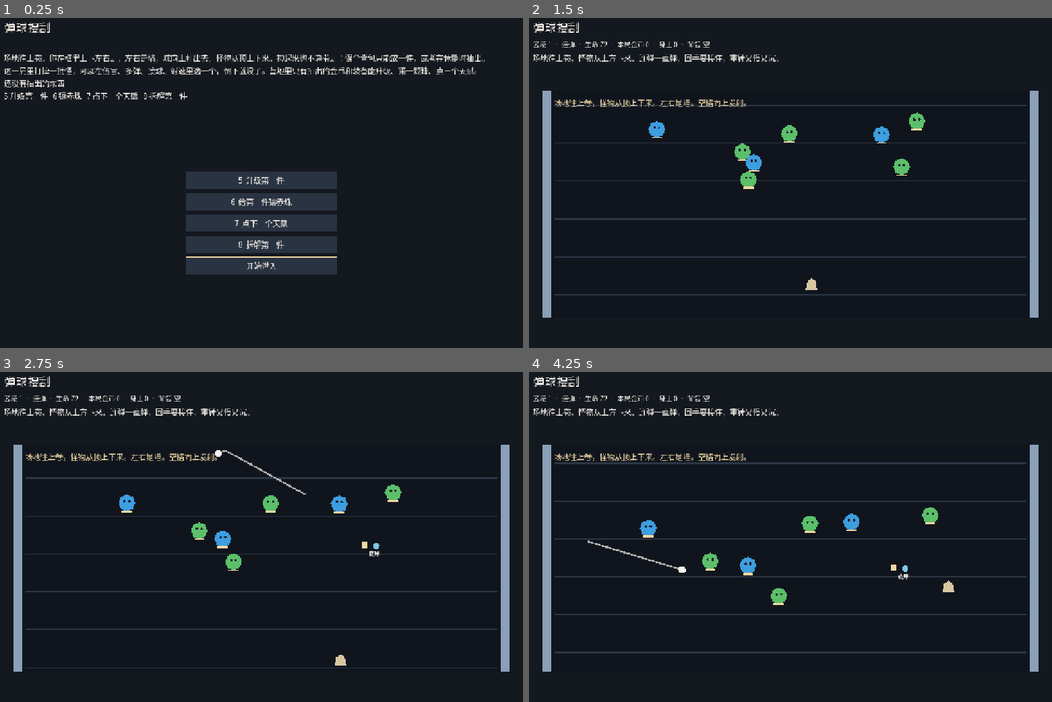
Above: before the commit, frames 1-4 (two rows, left to right).
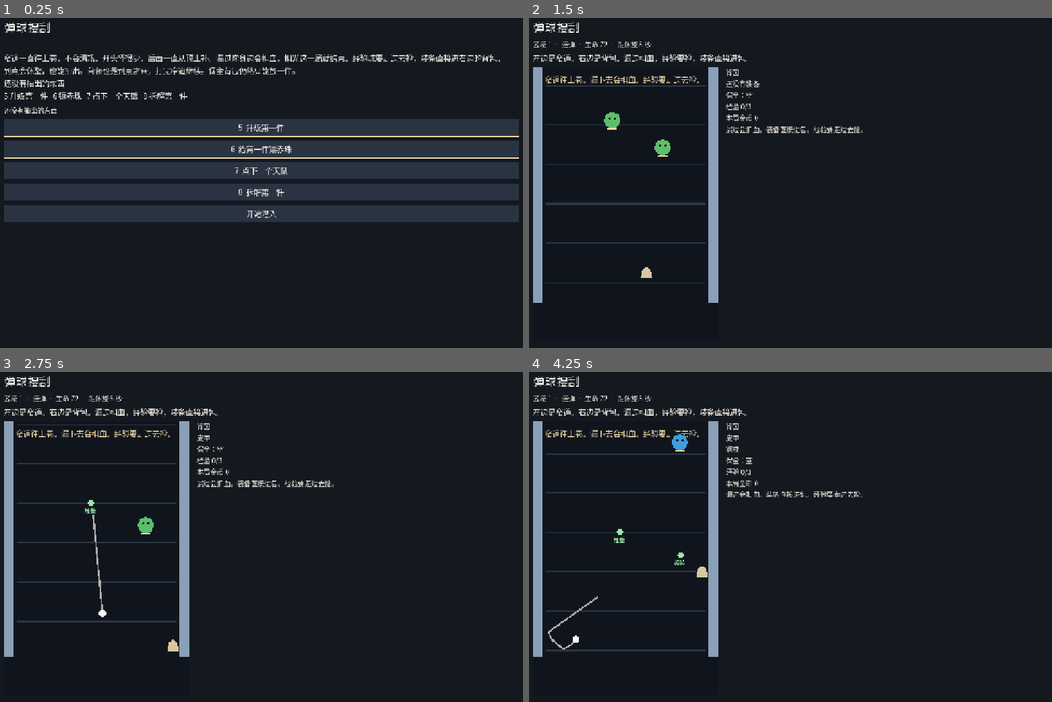
Above: after the commit, the same moments.

Repository: kaseywan1112/111Wuxia
Game: Godot game, scene res://scenes/main.tscn
The game is run twice, just before and just after one commit, with the same random seed, the same clock (stepped at 60 frames per second) and the same inputs.
Inputs (mouse positions are in pixels of both pictures, inside the frame that each line leads up to):
- Up to frame 1 (0.25 s): no input
- Up to frame 2 (1.5 s): click "开始潜入" at 0.5 s; tap Enter at 1.25, 1.35 s; move the mouse to (910, 163) at 1.27 s; hold D from 1.28 s (still down); click (910, 163) at 1.42 s
- Up to frame 3 (2.75 s): tap Space at 1.52, 2.27 s; tap E at 1.55, 2.1 s; move the mouse to (151, 550) at 2.02 s; release D at 2.03 s; hold S from 2.03 s (still down); tap Enter at 2.3 s
- Up to frame 4 (4.25 s): move the mouse to (842, 461) at 2.77 s; release S at 2.78 s; hold D 2.78-3.53 s; tap Enter at 2.85, 3.8 s; tap E at 3.05 s; move the mouse to (764, 599) at 3.52 s; hold W from 3.53 s (still down); tap 5 at 3.6 s; click (764, 599) at 3.67 s; tap Space at 3.77 s

The runs differ from the first frame. In frame 1, 30% of the frame differs, in the area x 0-100%, y 11-78%; in frame 2, 11%; in frame 3, 11%; in frame 4, 11%.

Commit message:
Keep the pinball lane endless, narrow, and leak-damaging.
Monsters keep coming instead of clearing a floor. Passing the player costs life. XP is picked up on foot, gear goes straight into the backpack, and rest and bosses still arrive on a timer.

Co-authored-by: kasey.wan1112 <kasey.wan1112@gmail.com>

Diff:
--- a/project.godot
+++ b/project.godot
@@ -11,7 +11,7 @@
 [application]
 
 config/name="消消乐 Rogue"
-config/description="向上卷动的弹球搜刮。左右是墙。抽出的东西才能在营地升级。"
+config/description="窄道向上卷动的弹球搜刮。漏过扣血。经验要捡，装备进背包。抽出的东西才能在营地升级。"
 run/main_scene="res://scenes/main.tscn"
 config/features=PackedStringArray("4.6", "Forward Plus")
 config/icon="res://icon.svg"
--- a/scripts/board_view.gd
+++ b/scripts/board_view.gd
@@ -2,8 +2,8 @@
 
 const Rules = preload("res://scripts/run_state.gd")
 
-const FIELD_W := 1180.0
-const FIELD_H := 540.0
+const FIELD_W := 440.0
+const FIELD_H := 560.0
 const WALL := 22.0
 const PLAYER_R := 16.0
 const BALL_R := 9.0
@@ -14,6 +14,7 @@
 signal caught_ball
 signal looted(what: String)
 signal needs_pick
+signal lane_event(kind: String)
 
 var running := false
 var accept_input := false
@@ -29,12 +30,10 @@
 var _ball: Dictionary = {}
 var _monsters: Array = []
 var _drops: Array = []
-var _room_clear := false
-var _boss := false
 var _paused := false
-var _kills := 0
-var _quota := 6
-var _scroll_speed := 38.0
+var _boss_alive := false
+var _scroll_speed := 46.0
+var _spawn_wait := 0.0
 var _refire := 0.0
 var _lanes: Array[ColorRect] = []
 var pending_picks: Array[String] = []
@@ -90,29 +89,26 @@
 		_lanes.append(lane)
 
 
-func begin(run_state: Rules, boss: bool) -> void:
+func begin(run_state: Rules) -> void:
 	state = run_state
 	running = true
 	accept_input = true
-	_boss = boss
-	_room_clear = false
+	_boss_alive = false
 	_buff = 0.0
 	_hurt_cd = 0.0
-	_grace = 1.4
+	_grace = 1.2
 	_paused = false
-	_kills = 0
-	_quota = state.kill_quota(boss)
-	_scroll_speed = 36.0 + float(state.area - 1) * 12.0
+	_scroll_speed = 46.0 + float(state.area - 1) * 8.0
+	_spawn_wait = 2.2
 	_refire = 0.0
 	pending_picks = []
 	_clear_actors()
 	_hp_max = 72.0 + float(state.bonus_hp())
 	_hp = _hp_max
-	_player = Vector2(FIELD_W * 0.5, FIELD_H - 78.0)
-	_spawn_pack(boss)
-	_prompt.text = "场地往上卷，怪物从顶上下来。左右是墙。空格向上发射。"
-	if boss:
-		_prompt.text = "首领从上方来了。空格发射。"
+	_player = Vector2(FIELD_W * 0.5, FIELD_H - 70.0)
+	_spawn_monster(false, Vector2(FIELD_W * 0.38, 70.0))
+	_spawn_monster(false, Vector2(FIELD_W * 0.66, 150.0))
+	_prompt.text = "窄道往上卷。漏下去会扣血。经验要走过去捡。"
 
 
 func stop() -> void:
@@ -131,6 +127,7 @@
 func _process(delta: float) -> void:
 	if not running or state == null:
 		return
+	delta = minf(delta, 0.05)
 	_draw_player()
 	if not accept_input:
 		return
@@ -140,15 +137,22 @@
 		_buff = maxf(_buff - delta, 0.0)
 	if _refire > 0.0:
 		_refire = maxf(_refire - delta, 0.0)
+	var event := state.tick(delta)
+	if event == "rest":
+		_pause_for_event("rest")
+		return
+	if event == "boss":
+		_spawn_monster(true, Vector2(FIELD_W * 0.5, -36.0))
+		_boss_alive = true
+		_prompt.text = "首领从上方来了。"
+		lane_event.emit("boss")
 	_scroll_lanes(delta)
 	_move_player(delta)
 	_move_monsters(delta)
-	_touch_player(delta)
+	_spawn_more(delta)
 	_move_ball(delta)
 	_scroll_drops(delta)
 	_collect()
-	if _room_clear:
-		_prompt.text = "这间清完了。捡完再按回车继续。"
 
 
 func _unhandled_input(event: InputEvent) -> void:
@@ -165,17 +169,13 @@
 	var key := event as InputEventKey
 	if not key.pressed or key.echo:
 		return
-	if key.keycode == KEY_ENTER and _room_clear:
-		cleared.emit()
-		get_viewport().set_input_as_handled()
-		return
 	if key.keycode == KEY_SPACE:
 		_try_shoot()
 		get_viewport().set_input_as_handled()
 
 
 func _try_shoot() -> void:
-	if _room_clear or _paused or _refire > 0.0 or not _ball.is_empty():
+	if _paused or _refire > 0.0 or not _ball.is_empty():
 		return
 	var speed := state.weapon_speed()
 	var aim := _aim_angle()
@@ -233,6 +233,7 @@
 
 
 func _move_monsters(delta: float) -> void:
+	var leaked: Array = []
 	for monster in _monsters:
 		var pos: Vector2 = monster["pos"]
 		var vel: Vector2 = monster["vel"]
@@ -250,17 +251,16 @@
 		elif pos.x > FIELD_W - WALL - radius:
 			pos.x = FIELD_W - WALL - radius
 			vel.x = -absf(vel.x)
-		if bool(monster["boss"]):
-			pos.y = clampf(pos.y, 70.0, FIELD_H * 0.72)
-		elif pos.y > FIELD_H + radius:
-			pos.y = -radius - randf_range(8.0, 40.0)
-			pos.x = randf_range(FIELD_W * 0.2, FIELD_W * 0.8)
 		monster["pos"] = pos
 		monster["vel"] = vel
 		monster["hit_cd"] = maxf(float(monster["hit_cd"]) - delta, 0.0)
 		var node: Node2D = monster["node"]
 		if is_instance_valid(node):
 			node.position = pos
+		if pos.y > _player.y + 6.0:
+			leaked.append(monster)
+	for monster in leaked:
+		_monster_passed(monster)
 
 
 func _touch_player(delta: float) -> void:
@@ -422,27 +422,18 @@
 	if is_instance_valid(node):
 		node.queue_free()
 	_monsters.erase(monster)
-	var gold := state.gold_per_kill()
-	_spawn_drop("gold", "", gold, pos + Vector2(-14, 8))
+	_spawn_drop("xp", "", state.gold_per_kill(), pos)
 	var force := state.note_forced_drop() or bool(monster["boss"])
 	var gear_id := state.roll_gear(force)
 	if gear_id != "":
-		_spawn_drop("gear", gear_id, 0, pos + Vector2(14, 10))
-	_kills += 1
-	var offer := state.note_kill()
-	var boss_down := _boss and bool(monster["boss"])
-	var quota_met := not _boss and _kills >= _quota
-	if boss_down or quota_met:
-		_room_clear = true
-		_drop_ball()
-		_dismiss_monsters()
-		return
-	if offer:
-		pending_picks = state.offer_picks()
-		_paused = true
-		accept_input = false
-		_prompt.text = "选一个强化。只在这一局里有效。"
-		needs_pick.emit()
+		state.pickup_gear(gear_id)
+		_popup(pos, "入包 " + state.gear_name(gear_id), Color("7ec8e3"))
+		looted.emit("gear")
+	state.note_kill()
+	if bool(monster["boss"]):
+		_boss_alive = false
+		state.on_boss_killed()
+		_pause_for_event("boss_down")
 
 
 func _catch() -> void:
@@ -460,7 +451,14 @@
 	_paused = false
 	if running:
 		accept_input = true
-		_prompt.text = "场地往上卷，怪物从顶上下来。左右是墙。"
+		_prompt.text = "窄道还在往上卷。"
+
+
+func resume_lane() -> void:
+	_paused = false
+	if running:
+		accept_input = true
+		_prompt.text = "窄道还在往上卷。"
 
 
 func _drop_ball() -> void:
@@ -473,8 +471,6 @@
 
 
 func _scroll_lanes(delta: float) -> void:
-	if _room_clear:
-		return
 	var step := _scroll_speed * delta
 	for lane in _lanes:
 		lane.position.y += step
@@ -483,8 +479,6 @@
 
 
 func _scroll_drops(delta: float) -> void:
-	if _room_clear:
-		return
 	var kept: Array = []
 	for drop in _drops:
 		var pos: Vector2 = drop["pos"]
@@ -502,6 +496,46 @@
 	_drops = kept
 
 
+func _monster_passed(monster: Dictionary) -> void:
+	if not running:
+		return
+	var boss := bool(monster["boss"])
+	var damage := float(state.pass_damage(boss) - state.armor_reduction())
+	damage = maxf(damage, 4.0)
+	_hp -= damage
+	_popup(_player, "漏过 -%d" % int(damage), Color("e07a72"))
+	var node: Node = monster["node"]
+	if is_instance_valid(node):
+		node.queue_free()
+	_monsters.erase(monster)
+	if boss:
+		_boss_alive = false
+		state.boss_leaked()
+	if _hp <= 0.0:
+		_hp = 0.0
+		running = false
+		accept_input = false
+		died.emit()
+
+
+func _spawn_more(delta: float) -> void:
+	_spawn_wait -= delta
+	if _spawn_wait > 0.0:
+		return
+	_spawn_wait = maxf(1.3, 2.6 - float(state.area - 1) * 0.3)
+	var cap := 3 + mini(state.area, 4)
+	if _monsters.size() >= cap:
+		return
+	var x := randf_range(WALL + 36.0, FIELD_W - WALL - 36.0)
+	_spawn_monster(false, Vector2(x, -28.0))
+
+
+func _pause_for_event(kind: String) -> void:
+	_paused = true
+	accept_input = false
+	lane_event.emit(kind)
+
+
 func _dismiss_monsters() -> void:
 	for monster in _monsters:
 		var node: Node = monster["node"]
@@ -514,16 +548,17 @@
 	var kept: Array = []
 	for drop in _drops:
 		var pos: Vector2 = drop["pos"]
-		if pos.distance_to(_player) <= 48.0:
-			if str(drop["kind"]) == "gold":
-				state.pickup_gold(int(drop["amount"]))
-				_popup(pos, "+%d" % int(drop["amount"]), Color("f0d7a2"))
-				looted.emit("gold")
-			else:
-				var id := str(drop["id"])
-				state.pickup_gear(id)
-				_popup(pos, "拾取 " + state.gear_name(id), Color("e7e4dc"))
-				looted.emit("gear")
+		if pos.distance_to(_player) <= 36.0 and str(drop["kind"]) == "xp":
+			state.pickup_gold(int(drop["amount"]))
+			var leveled := state.add_xp(1)
+			_popup(pos, "经验", Color("9be7a8"))
+			looted.emit("xp")
+			if leveled:
+				pending_picks = state.offer_picks()
+				_paused = true
+				accept_input = false
+				_prompt.text = "经验够了。选一个，只在这一局。"
+				needs_pick.emit()
 			var node: Node = drop["node"]
 			if is_instance_valid(node):
 				node.queue_free()
@@ -569,22 +604,15 @@
 	node.z_index = 4
 	node.position = pos
 	var body := Polygon2D.new()
-	if kind == "gold":
-		body.polygon = PackedVector2Array([
-			Vector2(-7, -7), Vector2(7, -7), Vector2(7, 7), Vector2(-7, 7),
-		])
-		body.color = Color("f0d7a2")
-	else:
-		body.polygon = _circle(8.0, 6)
-		body.color = Color("7ec8e3")
+	body.polygon = _circle(8.0, 6)
+	body.color = Color("9be7a8")
 	node.add_child(body)
-	if kind == "gear":
-		var label := Label.new()
-		label.text = state.gear_name(id)
-		label.position = Vector2(-18, 8)
-		label.add_theme_font_size_override("font_size", 13)
-		label.add_theme_color_override("font_color", Color("e7e4dc"))
-		node.add_child(label)
+	var label := Label.new()
+	label.text = "经验"
+	label.position = Vector2(-16, 8)
+	label.add_theme_font_size_override("font_size", 13)
+	label.add_theme_color_override("font_color", Color("9be7a8"))
+	node.add_child(label)
 	add_child(node)
 	_drops.append({
 		"kind": kind,
--- a/scripts/main.gd
+++ b/scripts/main.gd
@@ -19,6 +19,7 @@
 var body_label: Label
 var hud_label: Label
 var panel: VBoxContainer
+var bag_label: Label
 var font: Font
 var voice: AudioStreamPlayer
 
@@ -51,43 +52,56 @@
 	body_label = _label("", 18)
 	body_label.autowrap_mode = TextServer.AUTOWRAP_WORD_SMART
 	column.add_child(body_label)
-	var host := CenterContainer.new()
-	host.size_flags_vertical = Control.SIZE_EXPAND_FILL
-	host.size_flags_horizontal = Control.SIZE_EXPAND_FILL
-	column.add_child(host)
+	var row := HBoxContainer.new()
+	row.add_theme_constant_override("separation", 18)
+	row.size_flags_vertical = Control.SIZE_EXPAND_FILL
+	row.size_flags_horizontal = Control.SIZE_EXPAND_FILL
+	column.add_child(row)
 	field = Field.new()
-	field.cleared.connect(_on_cleared)
 	field.died.connect(_on_died)
 	field.caught_ball.connect(_on_caught)
 	field.looted.connect(_on_looted)
 	field.needs_pick.connect(_on_pick)
-	host.add_child(field)
+	field.lane_event.connect(_on_lane)
+	row.add_child(field)
+	var side := VBoxContainer.new()
+	side.custom_minimum_size = Vector2(360, 0)
+	side.size_flags_horizontal = Control.SIZE_EXPAND_FILL
+	side.size_flags_vertical = Control.SIZE_EXPAND_FILL
+	side.add_theme_constant_override("separation", 8)
+	row.add_child(side)
+	bag_label = _label("", 16)
+	bag_label.autowrap_mode = TextServer.AUTOWRAP_WORD_SMART
+	side.add_child(bag_label)
 	panel = VBoxContainer.new()
 	panel.add_theme_constant_override("separation", 8)
-	panel.alignment = BoxContainer.ALIGNMENT_CENTER
-	host.add_child(panel)
+	side.add_child(panel)
 	voice = AudioStreamPlayer.new()
 	add_child(voice)
 	_show_start()
 
 
 func _process(_delta: float) -> void:
+	if state != null and (mode == COMBAT or mode == PICK or mode == REST):
+		bag_label.text = _bag_text()
 	if mode == COMBAT and state != null:
-		var bag := "空"
-		if state.backpack != "":
-			bag = state.gear_name(state.backpack)
 		var buff := ""
 		if field._buff > 0.0:
 			buff = "  ·  接住加成"
-		hud_label.text = "区域 %d  ·  %s  ·  生命 %d  ·  本局金币 %d  ·  身上 %d  ·  背包 %s%s" % [
+		var when := state.event_name()
+		var soon := ""
+		if state.beat == 2:
+			soon = "首领在场上"
+		else:
+			soon = "距%s %d 秒" % [when, int(ceil(state.seconds_left()))]
+		hud_label.text = "区域 %d  ·  %s  ·  生命 %d  ·  %s%s" % [
 			state.area,
 			state.weapon_name(),
 			int(ceil(field._hp)),
-			state.run_gold,
-			state.carried.size(),
-			bag,
+			soon,
 			buff,
 		]
+		bag_label.text = _bag_text()
 		if state.run_damage > 0 or state.run_bounce > 0 or state.run_catch > 0 or state.run_rate > 0:
 			hud_label.text += "  ·  局内 伤+%d 弹+%d 接+%d 速+%d" % [state.run_damage, state.run_bounce, state.run_catch, state.run_rate]
 		if caught_note != "":
@@ -147,7 +161,8 @@
 	panel.visible = true
 	hud_label.text = ""
 	title_label.text = "弹球搜刮"
-	body_label.text = "场地往上卷。你在框里上下左右走，左右是墙，球向上打出去。怪物从顶上下来。捡起来也不算带走：保全背包只能放一件，或者在休整时抽出。\n这一局里打掉一批怪，可以在伤害、多弹、接球、射速里选一个，倒下就没了。营地里只有抽出的金币和装备能升级、镶一颗珠、点三个天赋。\n%s\n5 升级第一件   6 镶赤珠   7 点下一个天赋   8 拆解第一件" % _stash_line()
+	bag_label.text = _stash_line()
+	body_label.text = "窄道一直往上卷，不会清场。开头怪很少，后面一直从顶上补。漏过你身边会扣血，扣光这一局就结束。经验球要走过去捡，装备直接进右边的背包。\n到点会休整，也能抽出。首领也是到点才来，打完窄道继续。保全背包仍然只能放一件。\n%s\n5 升级第一件   6 镶赤珠   7 点下一个天赋   8 拆解第一件" % _stash_line()
 	_clear_panel()
 	_button("5  升级第一件", _upgrade_camp)
 	_button("6  给第一件镶赤珠", _socket_camp)
@@ -158,32 +173,25 @@
 
 func _start_run() -> void:
 	state.begin_run(randi())
-	_enter_room()
-
-
-func _enter_room() -> void:
-	var room := state.current_room()
-	if room == "rest":
-		_show_rest()
-		return
 	mode = COMBAT
 	caught_note = ""
 	panel.visible = false
 	field.visible = true
 	title_label.text = "弹球搜刮"
-	body_label.text = "场地往上卷，怪物从上方下来。连弹一直弹，回手要接住，重锤又慢又沉。"
-	if room == "boss":
-		body_label.text = "首领出来了。打掉它，下一处是休整，可以抽出。"
-	field.begin(state, room == "boss")
+	body_label.text = "左边是窄道。右边是背包。漏过扣血，经验要捡，装备直接进包。"
+	field.begin(state)
 	_tone(520.0, 0.05)
 
 
-func _on_cleared() -> void:
-	if mode != COMBAT:
-		return
-	field.stop()
-	state.advance()
-	_enter_room()
+func _on_lane(kind: String) -> void:
+	if kind == "boss":
+		body_label.text = "首领从上方来了。打掉它就能休整，窄道不会清掉。"
+		return
+	if mode != COMBAT and mode != PICK:
+		return
+	_show_rest()
+	if kind == "boss_down":
+		body_label.text = "首领倒了。可以抽出，也可以继续这条窄道。\n" + body_label.text
 
 
 func _on_died() -> void:
@@ -251,10 +259,10 @@
 
 func _show_rest() -> void:
 	mode = REST
-	field.visible = false
-	field.stop()
+	field.visible = true
 	panel.visible = true
 	hud_label.text = "区域 %d" % state.area
+	bag_label.text = _bag_text()
 	title_label.text = "休整"
 	var carried := _names(state.carried)
 	if carried == "":
@@ -309,8 +317,12 @@
 
 
 func _continue_deeper() -> void:
-	state.advance()
-	_enter_room()
+	mode = COMBAT
+	panel.visible = false
+	field.visible = true
+	title_label.text = "弹球搜刮"
+	body_label.text = "窄道继续。怪还会从顶上出来。"
+	field.resume_lane()
 
 
 func _show_result() -> void:
@@ -366,6 +378,24 @@
 		body_label.text = "没有可拆的抽出装备。\n" + body_label.text
 	else:
 		body_label.text = "拆了一件，得到 %d 抽出金币。\n" % gained + body_label.text
+
+
+func _bag_text() -> String:
+	var lines: PackedStringArray = PackedStringArray()
+	lines.append("背包")
+	if state.carried.is_empty():
+		lines.append("还没有装备")
+	else:
+		for id in state.carried:
+			lines.append(state.gear_name(str(id)))
+	var secure := "空"
+	if state.backpack != "":
+		secure = state.gear_name(state.backpack)
+	lines.append("保全：%s" % secure)
+	lines.append("经验 %d/3" % state.run_xp)
+	lines.append("本局金币 %d" % state.run_gold)
+	lines.append("漏过会扣血。装备直接进包。经验要走过去捡。")
+	return "\n".join(lines)
 
 
 func _stash_line() -> String:
--- a/scripts/run_state.gd
+++ b/scripts/run_state.gd
@@ -56,8 +56,11 @@
 var stash_gold: int = 0
 var area: int = 1
 var step: int = 0
+var clock: float = 0.0
+var beat: int = 0
 var gear_forced: int = 0
 var run_kills: int = 0
+var run_xp: int = 0
 var run_damage: int = 0
 var run_bounce: int = 0
 var run_catch: int = 0
@@ -79,6 +82,8 @@
 	run_gold = 0
 	area = 1
 	step = 0
+	clock = 0.0
+	beat = 0
 	gear_forced = 0
 	_clear_run_growth()
 
@@ -217,16 +222,58 @@
 	return {"lost": lost, "lost_gold": lost_gold, "kept": kept}
 
 
-func current_room() -> String:
-	var schedule := _schedule()
-	return str(schedule[step])
-
-
-func advance() -> void:
-	step += 1
-	if step >= _schedule().size():
-		area += 1
-		step = 0
+func tick(delta: float) -> String:
+	if beat == 2:
+		return ""
+	clock += delta
+	if clock < _event_limit():
+		return ""
+	clock = 0.0
+	if beat == 0:
+		beat = 1
+		return "rest"
+	beat = 2
+	return "boss"
+
+
+func seconds_left() -> float:
+	if beat == 2:
+		return 0.0
+	return maxf(_event_limit() - clock, 0.0)
+
+
+func event_name() -> String:
+	if beat == 1:
+		return "首领"
+	if beat == 2:
+		return "首领在场"
+	return "休整"
+
+
+func on_boss_killed() -> void:
+	beat = 0
+	clock = 0.0
+	area += 1
+
+
+func boss_leaked() -> void:
+	beat = 0
+	clock = 0.0
+
+
+func pass_damage(boss: bool) -> int:
+	var amount := 14 + (area - 1) * 4
+	if boss:
+		amount += 10
+	return amount
+
+
+func add_xp(amount: int) -> bool:
+	run_xp += amount
+	if run_xp < 3:
+		return false
+	run_xp -= 3
+	return true
 
 
 func monster_hp(boss: bool) -> float:
@@ -371,10 +418,10 @@
 	return 8
 
 
-func _schedule() -> Array:
-	if area <= 1:
-		return ["fight", "rest", "fight", "boss", "rest"]
-	return ["fight", "fight", "boss", "rest"]
+func _event_limit() -> float:
+	if beat == 0:
+		return 8.0 if area <= 1 else 16.0
+	return 8.0
 
 
 func _ring_bonus() -> float:
@@ -508,6 +555,7 @@
 
 func _clear_run_growth() -> void:
 	run_kills = 0
+	run_xp = 0
 	run_damage = 0
 	run_bounce = 0
 	run_catch = 0
--- a/tests/sim_check.gd
+++ b/tests/sim_check.gd
@@ -16,20 +16,19 @@
 func _flow() -> void:
 	var state: Rules = Rules.new()
 	state.begin_run(3)
-	_check(state.current_room() == "fight", "start fight")
-	state.advance()
-	_check(state.current_room() == "rest", "rest between fights")
-	state.advance()
-	_check(state.current_room() == "fight", "second fight")
-	state.advance()
-	_check(state.current_room() == "boss", "boss after fights")
-	state.advance()
-	_check(state.current_room() == "rest", "rest after boss")
-	state.advance()
-	_check(state.area == 2, "next area")
-	_check(state.current_room() == "fight", "area 2 fight")
-	state.advance()
-	_check(state.current_room() == "fight", "area 2 skips the early rest")
+	_check(state.tick(1.0) == "", "the lane does not clear")
+	_check(state.tick(7.0) == "rest", "rest arrives on a timer")
+	_check(state.tick(8.0) == "boss", "a boss arrives on a timer")
+	_check(state.tick(4.0) == "", "the boss does not end the lane")
+	state.on_boss_killed()
+	_check(state.area == 2, "a killed boss moves the lane on")
+	_check(state.tick(5.0) == "", "the lane continues after the boss")
+	_check(not state.add_xp(1) and not state.add_xp(1), "xp is gathered, not granted")
+	_check(state.add_xp(1), "enough xp offers a pick")
+	state.pickup_gear("ring")
+	_check(state.carried.has("ring"), "gear goes straight into the backpack")
+	_check(state.pass_damage(false) >= 14, "a monster that passes hurts")
+	_check(state.pass_damage(true) > state.pass_damage(false), "a boss that passes hurts more")
 
 
 func _loot() -> void:
Not shown, changed: README.md
